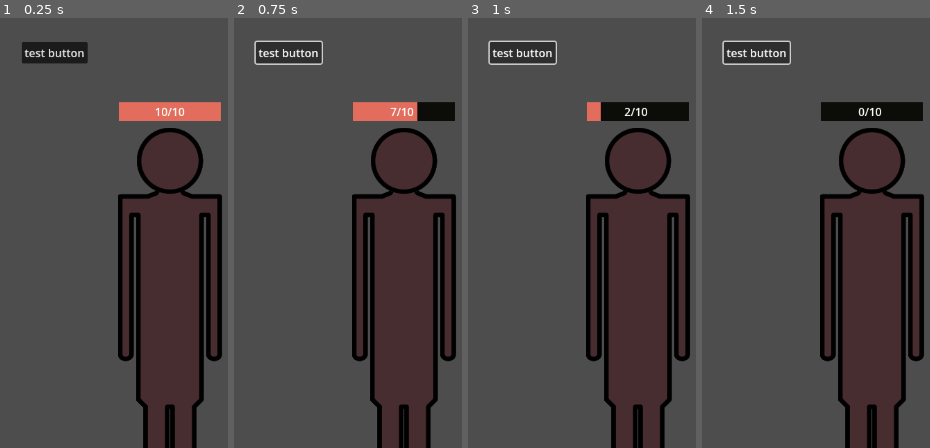
Above: before the commit, frames 1-4 (left to right).
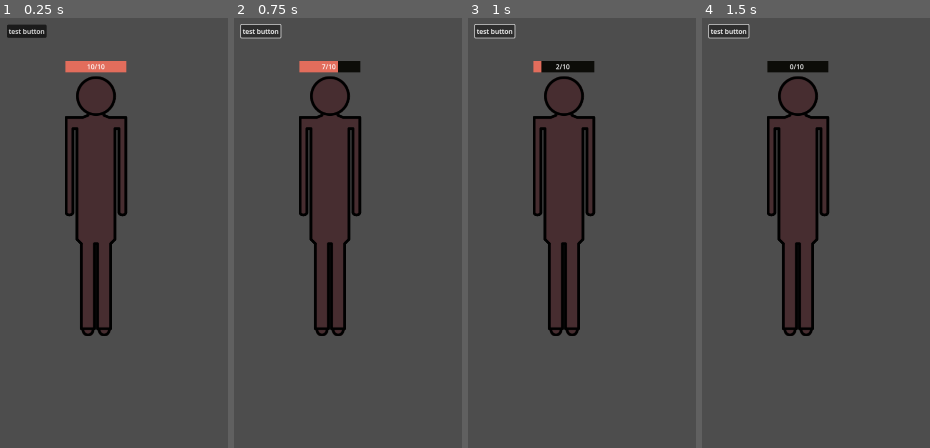
Above: after the commit, the same moments.

Repository: ShongoWL/Tavern-Keeper-Jam
Game: Godot game, scene res://Scene/BattleManager.tscn
Same seed, same stepped clock (60 frames per second), same inputs: the game is played once before the commit and once after it.
Inputs:
- Up to frame 1 (0.25 s): no input
- Up to frame 2 (0.75 s): click "test button" at 0.5 s
- Up to frame 3 (1 s): no input
- Up to frame 4 (1.5 s): click "test button" at 1.25 s

The runs differ from the first frame. In frame 1, 42% of the frame differs, in the area x 3-98%, y 1-100%; in frame 2, 42%, in the area x 2-98%, y 1-100%; in frame 3, 42%; in frame 4, 42%.

Commit message:
Backdrop Beginnings

Diff:
--- /dev/null
+++ b/Scene/backDrops.tscn
@@ -0,0 +1,35 @@
+[gd_scene load_steps=4 format=3 uid="uid://bk7uxw1ljabfb"]
+
+[ext_resource type="Script" path="res://Scripts/backDrops.gd" id="1_bc7mo"]
+[ext_resource type="Texture2D" uid="uid://cfbgp046rga52" path="res://Art/overbold.png" id="1_fmoth"]
+[ext_resource type="Texture2D" uid="uid://b5qpp5jba35v7" path="res://Art/bearded-idle-4.png" id="3_m357y"]
+
+[node name="BackDrops" type="Node2D"]
+script = ExtResource("1_bc7mo")
+
+[node name="TextureRect" type="TextureRect" parent="."]
+offset_right = 1920.0
+offset_bottom = 1080.0
+texture = ExtResource("1_fmoth")
+expand_mode = 1
+
+[node name="TextureRect2" type="TextureRect" parent="."]
+z_index = 1
+offset_left = 100.0
+offset_top = 112.0
+offset_right = 2020.0
+offset_bottom = 1192.0
+texture = ExtResource("3_m357y")
+expand_mode = 1
+
+[node name="Button" type="Button" parent="."]
+offset_left = 408.0
+offset_top = 296.0
+offset_right = 453.0
+offset_bottom = 327.0
+text = "Next"
+
+[node name="Timer" type="Timer" parent="."]
+process_callback = 0
+
+[connection signal="pressed" from="Button" to="." method="nextPhase"]
--- /dev/null
+++ b/Scripts/backDrops.gd
@@ -0,0 +1,49 @@
+extends Node2D
+
+@onready var textureRect: TextureRect = $TextureRect
+@onready var textureRect2: TextureRect = $TextureRect2
+
+@onready var timer: Timer = $Timer
+
+#This returns the position and size of the viewport
+@onready var viewportRect = get_viewport_rect()
+
+#This for tweening ThumbsUp
+var tween: Tween
+
+# Called when the node enters the scene tree for the first time.
+func _ready() -> void:
+	textureRect.size = viewportRect.size
+	textureRect2.size = viewportRect.size
+
+	textureRect.set_position(Vector2(0,0))
+	textureRect2.set_position(Vector2(viewportRect.size.x,0))
+
+func nextPhase() -> void:
+	print("button pressed")
+	match textureRect.position.x:
+		0:
+			print("Im at 0")
+			tween = create_tween()
+			#This tween moves textureRect to a negative value equal to its size (-1920)
+			tween.tween_property(textureRect, "transform.position", Vector2(-viewportRect.size.x, textureRect.position.y),1)
+			tween.parallel().tween_property(textureRect2, "transform.position", Vector2(0, textureRect2.position.y),1)
+
+			moveRectToRightmostPos(textureRect2)
+		viewportRect.size.x:
+			print("hi")
+			tween = create_tween()
+			#This tween moves textureRect2 to a negative value equal to its size (-1920)
+			tween.tween_property(textureRect2, "position", Vector2(-viewportRect.size.x, textureRect.position.y),1)
+			tween.parallel().tween_property(textureRect, "position", Vector2(0, textureRect.position.y),1)
+
+			moveRectToRightmostPos(textureRect)
+
+func moveRectToRightmostPos(rectangle: TextureRect):
+	timer.start()
+	await timer.timeout
+
+	rectangle.visible = false
+	rectangle.position = Vector2(viewportRect.size,0)
+	rectangle.visible = true
+	print("it works if this happens a second after the original button press")
--- a/project.godot
+++ b/project.godot
@@ -20,6 +20,11 @@
 SignalBus="*res://Scripts/Autoloads/signalBus.gd"
 GlobalVar="*res://Scripts/Autoloads/globalVar.gd"
 
+[display]
+
+window/size/viewport_width=1920
+window/size/viewport_height=1080
+
 [rendering]
 
 renderer/rendering_method="gl_compatibility"
Binary file added: Art/overbold.png
Not shown, added: Art/overbold.png.import
